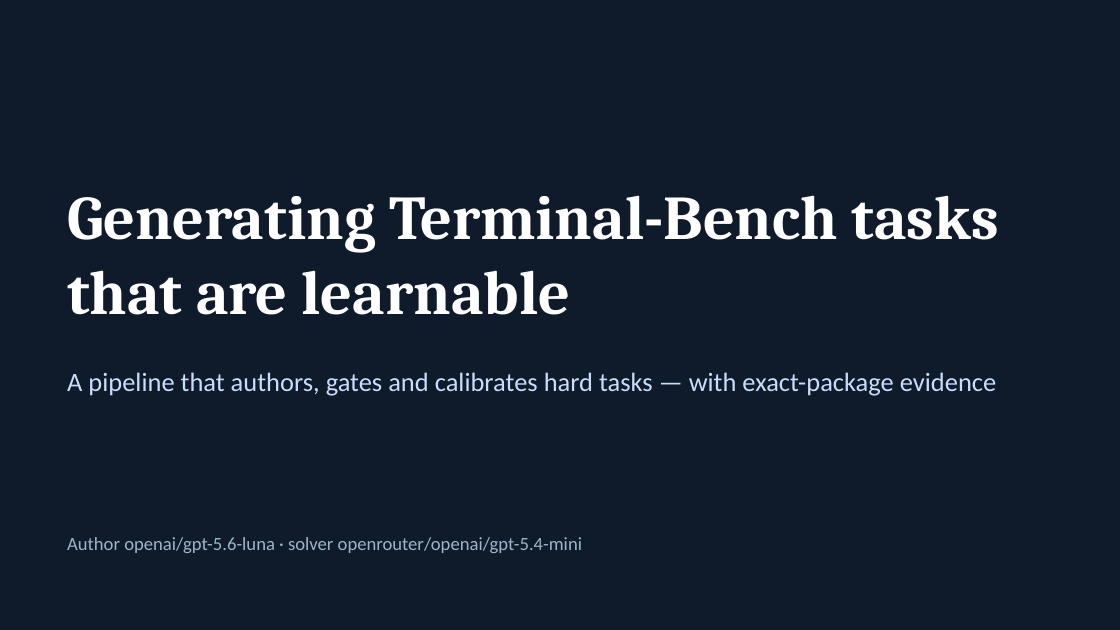
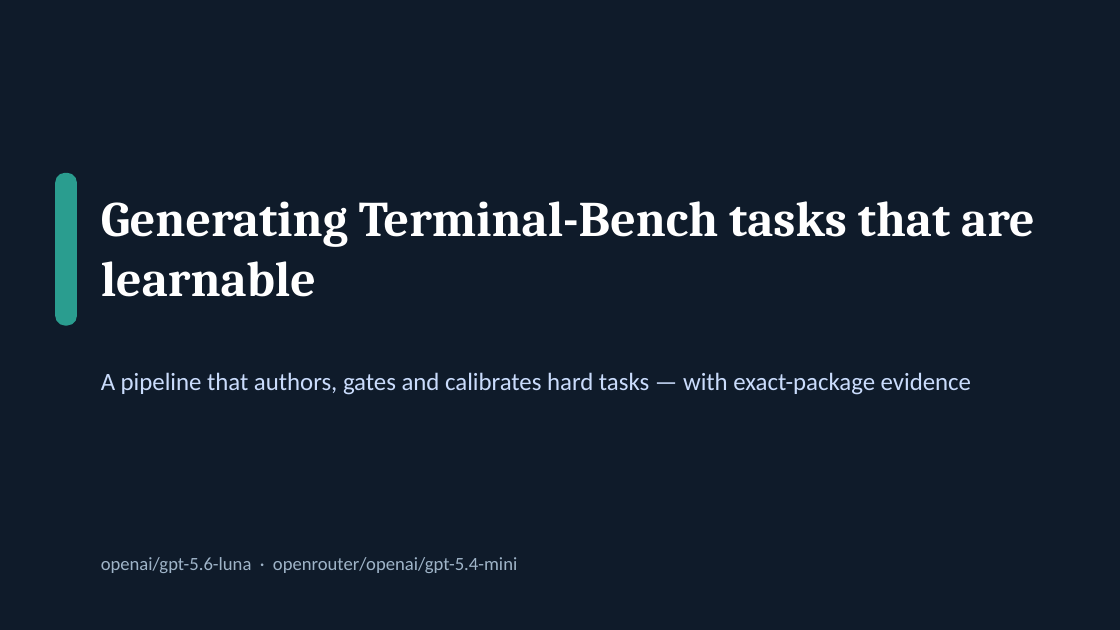
Before and after one commit to zignd/harbor-tbench-worktrial, a slide deck: slide 1 of docs/result/presentation.pptx. Drawn at 1120x630 pixels with LibreOffice and Linux fonts; fonts in the diff are those of the drawing. Boxes give left, top, right and bottom in pixels: in the first picture for what was removed or moved away, otherwise in the second. Text is boxed around its words. In the diff, an @@ line names an element or a change of style, - is before the commit and + after.

Commit message:
feat: redesign presentation deck around visual diagrams
- Replace text-heavy slides with banded 1-3/5 diagram, pipeline flow, bimodal bar chart, 5-trial strip and paired fact cards.
- Regenerate both presentation.pptx (pptxgenjs) and offline presentation.html from deck_data.json with styling for the new blocks.
- Commit the previously-untracked stretch C diversity evidence.

```diff
--- a/docs/result/presentation.pptx
+++ b/docs/result/presentation.pptx
@@ rounded rectangle added at box(56, 174, 76, 325), fill #2A9D8F, outline #2A9D8F 1 pt @@
@@ text "Generating Terminal-Bench tasks that are ...": place and size @@
-text "Generating Terminal-Bench tasks that are ..." at box(67, 195, 999, 315)
+text "Generating Terminal-Bench tasks that are ..." at box(101, 201, 1035, 297)
@@ text "Generating Terminal-Bench tasks that are ..." at box(101, 201, 1035, 297): size 40 to 32 pt @@
@@ text "A pipeline that authors, gates ...": place and size @@
-text "A pipeline that authors, gates ..." at box(67, 372, 996, 396)
+text "A pipeline that authors, gates ..." at box(101, 372, 971, 395)
@@ text "A pipeline that authors, gates ..." at box(101, 372, 971, 395): size 17 to 16 pt @@
@@ text at box(101, 557, 517, 573): text changed @@
-Author openai/gpt-5.6-luna · solver openrouter/openai/gpt-5.4-mini
+openai/gpt-5.6-luna · openrouter/openai/gpt-5.4-mini
```
Also in this commit, not shown: 5 other slides changed, 4 slides added, 5 slides removed, 2 other files.
